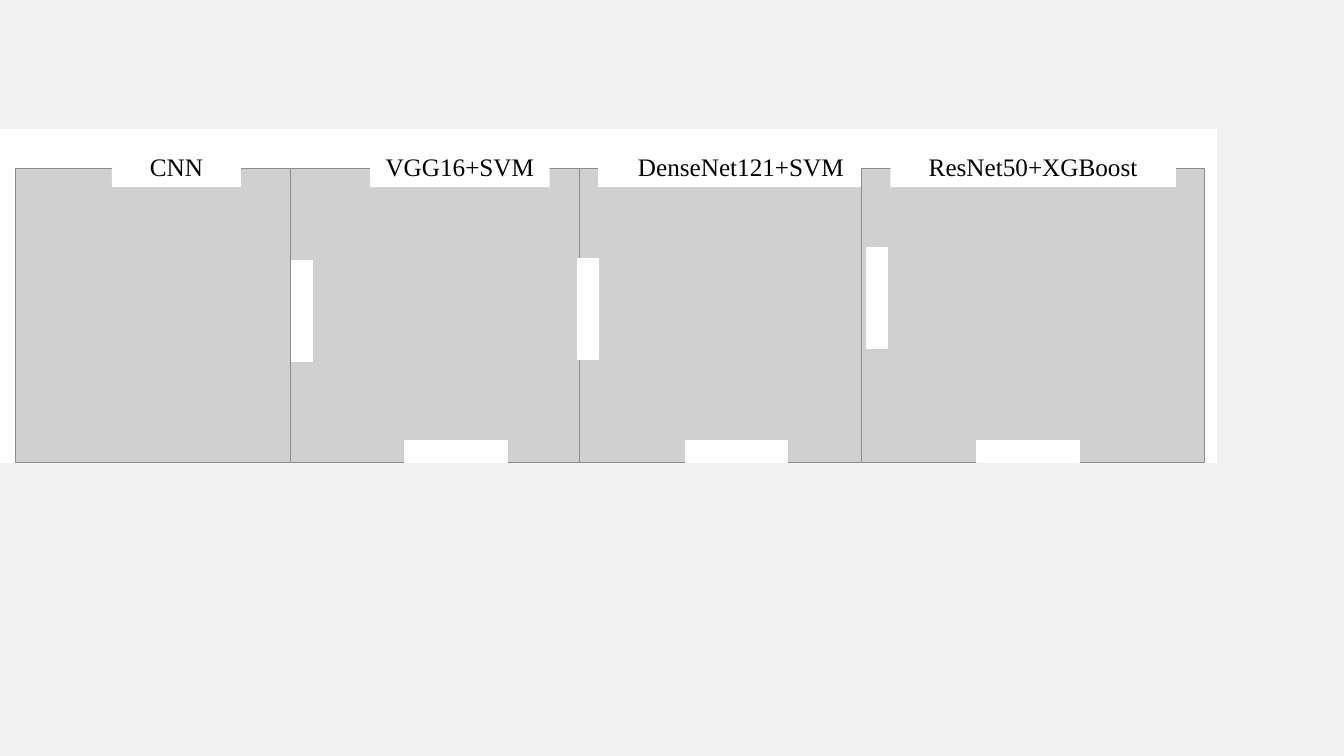
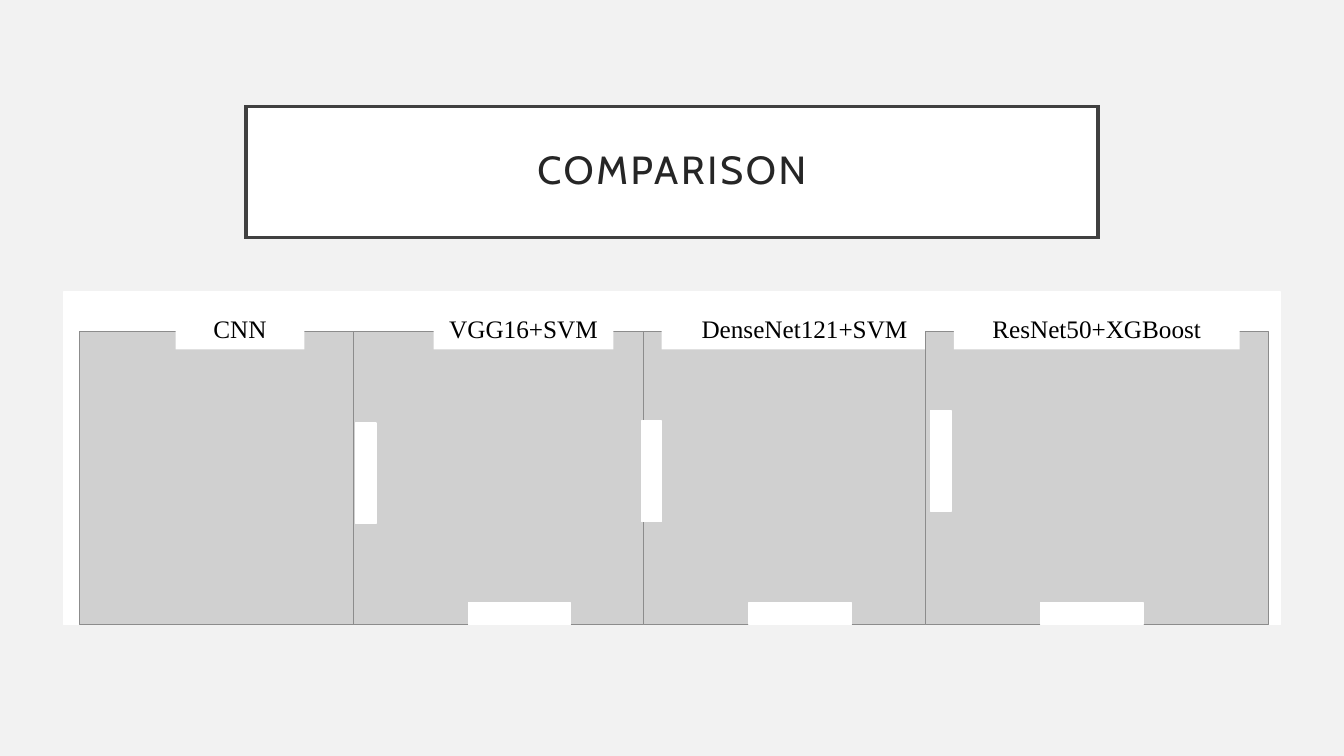
Before and after one commit to bcdelpire/SelectedParallelProject, a slide deck: slide 18 of finalProject.pptx (slide 14 before the commit). Drawn at 1344x756 pixels with LibreOffice and Linux fonts; fonts in the diff are those of the drawing; grey boxes stand for pictures. Boxes give left, top, right and bottom in pixels: in the first picture for what was removed or moved away, otherwise in the second. Text is boxed around its words. In the diff, an @@ line names an element or a change of style, - is before the commit and + after.

```diff
--- a/finalProject.pptx
+++ b/finalProject.pptx
@@ title added at [246,106,1098,237], fill #FFFFFF, outline #404040 2.5 pt, 28 pt, text #262626 @@
+COMPARISON
@@ 5 rectangles, 4 pictures: place and size @@
-5 rectangles, 4 pictures at [16,146,1206,462]
+5 rectangles, 4 pictures at [80,309,1269,625]
@@ 6 rectangles: place and size @@
-6 rectangles at [0,130,1217,463]
+6 rectangles at [64,292,1280,625]
```
Also in this commit, not shown: 1 slide added.
